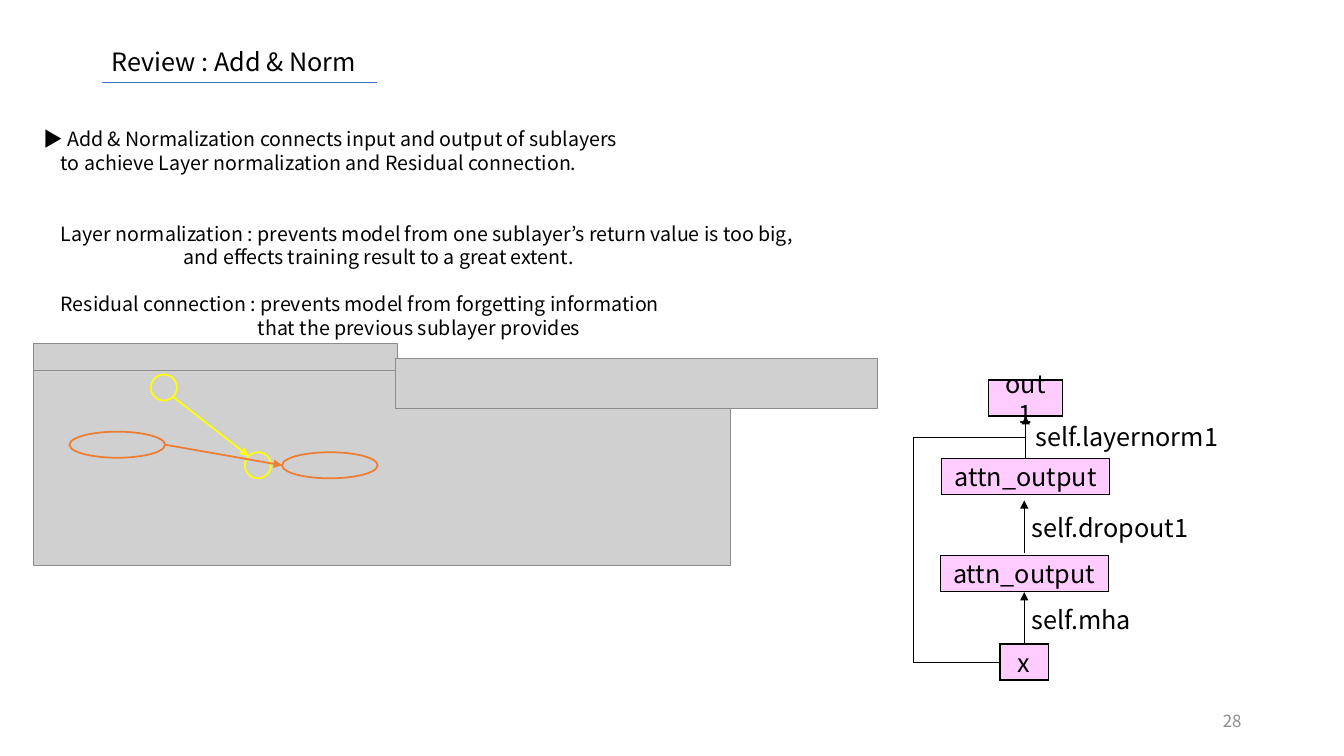
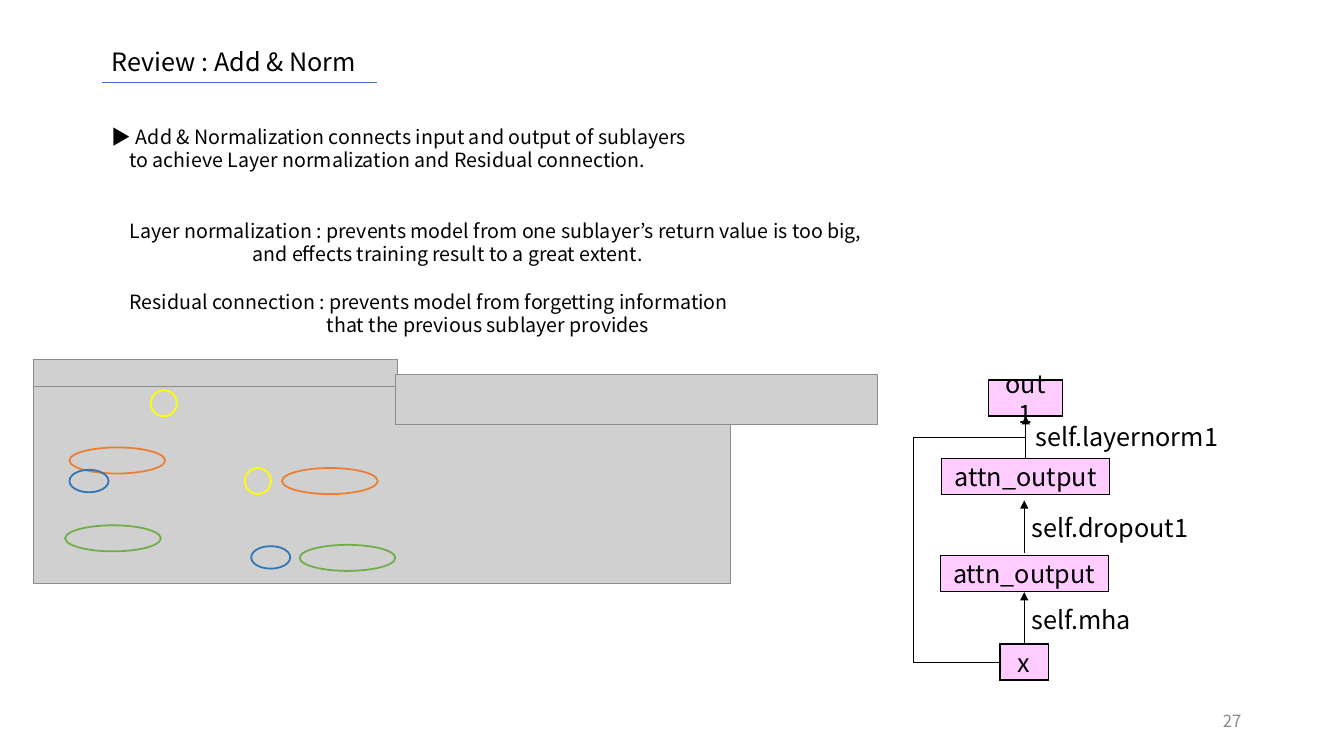
Before and after one commit to SiLviASizZ/HYU_2022, a slide deck: slide 27 of gradproj/meeting/0630_meeting/0702.pptx (slide 28 before the commit). Drawn at 1344x756 pixels with LibreOffice and Linux fonts; fonts in the diff are those of the drawing; grey boxes stand for pictures. Boxes give left, top, right and bottom in pixels: in the first picture for what was removed or moved away, otherwise in the second. Text is boxed around its words. In the diff, an @@ line names an element or a change of style, - is before the commit and + after.

```diff
--- a/gradproj/meeting/0630_meeting/0702.pptx
+++ b/gradproj/meeting/0630_meeting/0702.pptx
@@ text "▶ Add & Normalization connects ...": place and size @@
-text "▶ Add & Normalization connects ..." at (61,130,792,340)
+text "▶ Add & Normalization connects ..." at (129,128,861,337)
@@ arrow removed from (173, 397) to (249, 456) @@
@@ 4 ellipses, 3 pictures: place and size @@
-4 ellipses, 3 pictures at (33,344,877,566)
+4 ellipses, 3 pictures at (33,360,877,583)
@@ arrow removed from (165, 445) to (282, 466) @@
@@ ellipse added at (70,470,109,492), outline #2E75B6 1.25 pt @@
@@ ellipse added at (66,525,161,552), outline #70AD47 1.25 pt @@
@@ ellipse added at (251,546,290,569), outline #2E75B6 1.25 pt @@
@@ ellipse added at (299,545,395,572), outline #70AD47 1.25 pt @@
@@ page number at (1223,714,1242,727): text changed @@
-28
+27
```
Also in this commit, not shown: 2 other slides changed, 81 slides added, 1 slide removed, 24 other files.
